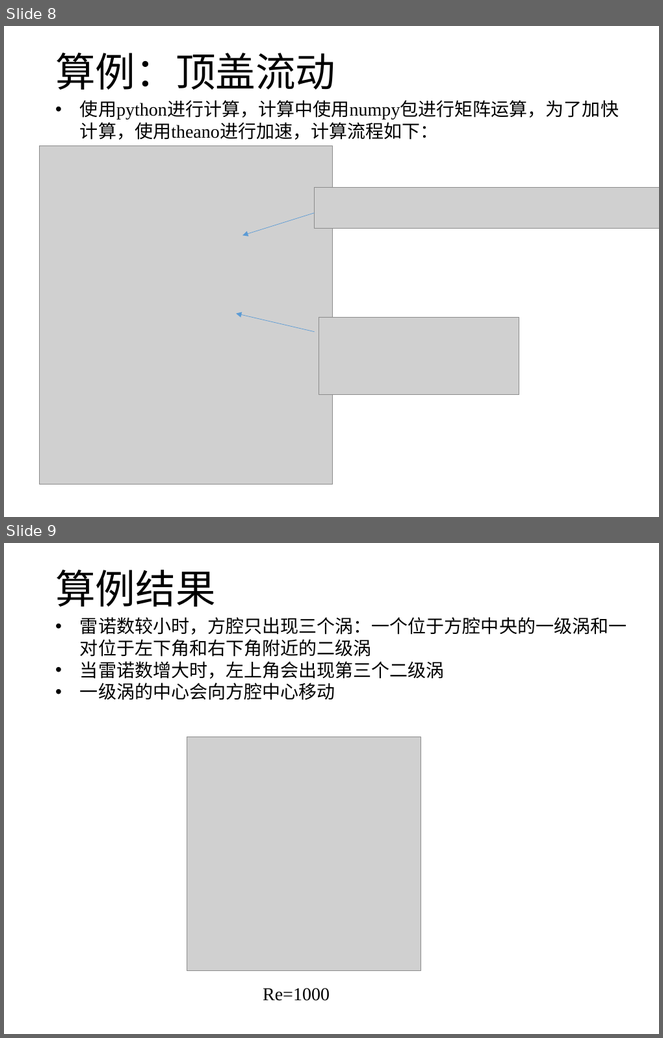
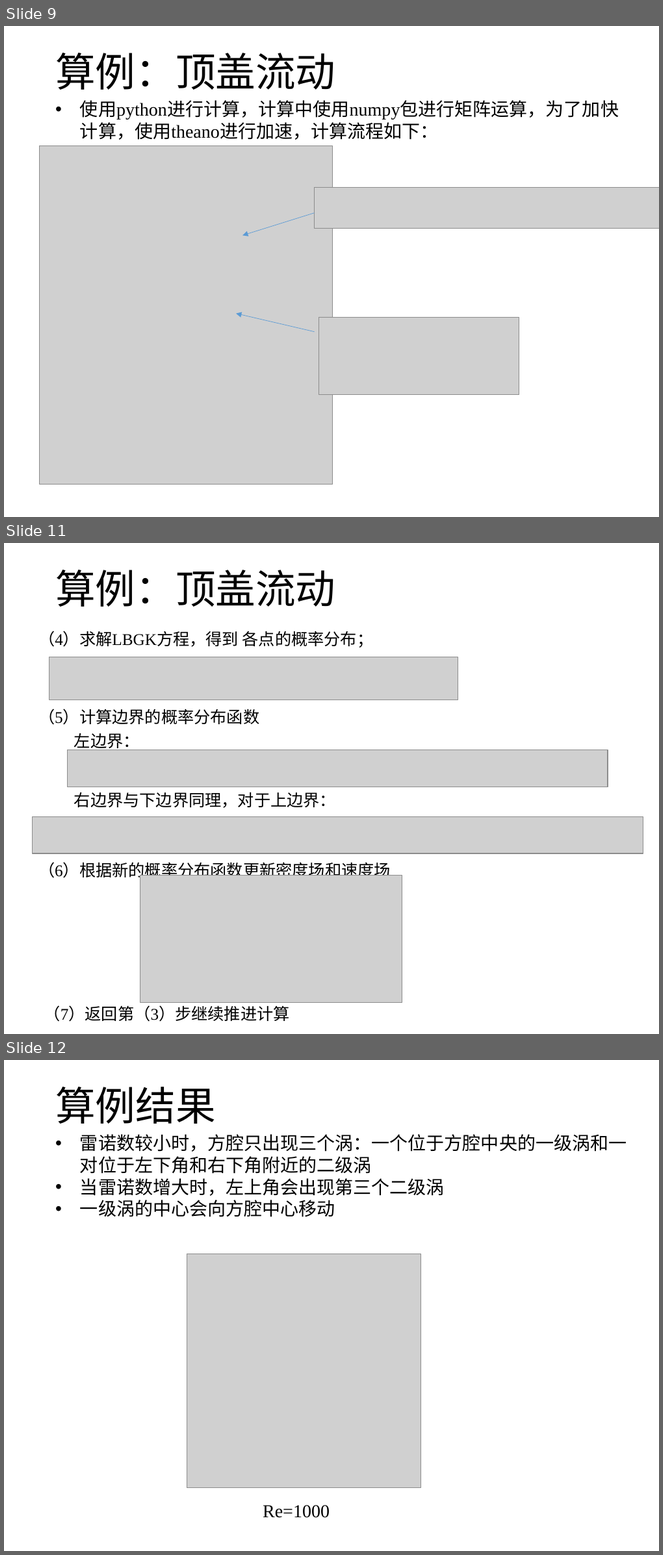
Before and after one commit to hohiroki/homework, a slide deck: NO2/bolzmann.pptx. Shown one above the other, each under a label of ours: slides 8 and 9 before the commit, slides 9, 11 and 12 after it; the slides between them are not shown. The pictures are 663x1038 and 663x1555 pixels, drawn with LibreOffice and Linux fonts; fonts in the diff are those of the drawing; grey boxes stand for pictures. Boxes give left, top, right and bottom in pixels: in the first picture for what was removed or moved away, otherwise in the second. Text is boxed around its words. In the diff, an @@ line names an element or a change of style, - is before the commit and + after.

```diff
--- a/NO2/bolzmann.pptx
+++ b/NO2/bolzmann.pptx
@@ slide 11 added at [4, 543, 659, 1034], background #FFFFFF @@
@@ title added at [55, 570, 336, 607], 44 pt, text #000000 @@
+算例：顶盖流动
@@ text added at [38, 631, 374, 648], 18 pt, text #000000 @@
+（4）求解LBGK方程，得到 各点的概率分布；
@@ picture added at [50, 657, 458, 700] @@
@@ text added at [38, 709, 259, 725], 18 pt, text #000000 @@
+（5）计算边界的概率分布函数
@@ text added at [74, 733, 140, 751], 18 pt, text #000000 @@
+左边界：
@@ picture added at [68, 750, 607, 787] @@
@@ text added at [74, 792, 336, 808], 18 pt, text #000000 @@
+右边界与下边界同理，对于上边界：
@@ picture added at [32, 817, 644, 854] @@
@@ text added at [38, 862, 391, 880], 18 pt, text #000000 @@
+（6）根据新的概率分布函数更新密度场和速度场
@@ picture added at [140, 875, 402, 1003] @@
@@ text added at [44, 1006, 290, 1022], 18 pt, text #000000 @@
+（7）返回第（3）步继续推进计算
@@ what was slide 8 is now slide 9 @@
@@ what was slide 9 is now slide 12 @@
```
Also in this commit, not shown: 1 slide changed, 2 other slides added, 1 other file.
